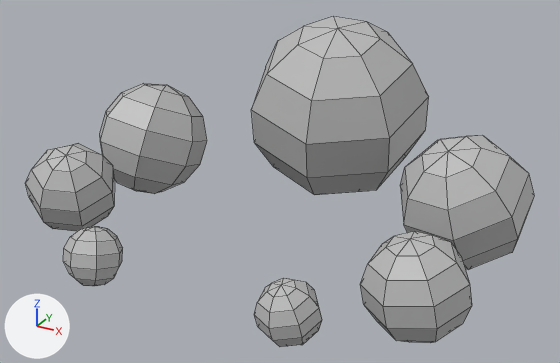
Before and after pictures for a commit that changed the FBX model TheLastBeatUnity/Assets/_Project/Models/MonolithCheckpoint.fbx.
Rendered twice from a 50 mm camera at (6.17, -10.16, 6.25) aimed at (-0.05, 1.13, 0.6). Every picture has the same lights, and +X, +Y and +Z are marked at lower left. Mesh edges are drawn as thin lines. Where no turn or scale is listed for an object, it has been applied to the vertices.

Before the edit, the objects in view are built like this:
```python
mat_lambert1 = principled_material('lambert1')
mat_lambert1.base_color = (0.5, 0.5, 0.5)  # grey #bcbcbc
me_mesh = bpy.data.meshes.new('Mesh')
me_mesh.from_pydata(...)  # 308 vertices, 343 faces; spans x -4.39..4.23, y -2.38..5.3, z -0.52..3.08
me_mesh.materials.append(mat_lambert1)  # grey #bcbcbc
ob_polysurface15 = bpy.data.objects.new('polySurface15', me_mesh)
ob_polysurface15.location = (0.0, 0.0, 0.0)
```
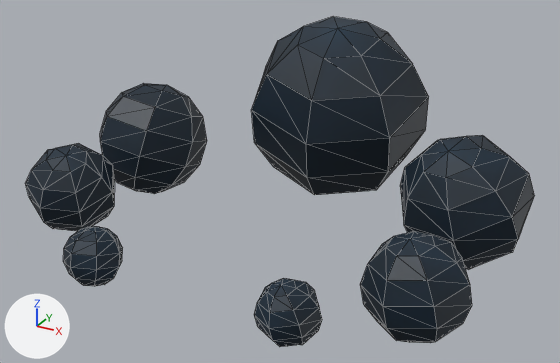
The newer file is also rescaled (x0.0167) as a whole; pictures and numbers use the older file's frame.

Changed parts and their boxes (x1, y1, x2, y2) in the pictures (560 x 363 px):
'polySurface15', surface changed: (25, 17, 535, 347) in both

The edits, one by one:
Picture 'MonolithResurrectionTexture.png' (img_monolithresurrectiontexture_png) is new.
In material 'lambert1' (mat_lambert1), base_color is no longer (0.5, 0.5, 0.5), grey #bcbcbc.
In material 'lambert1' (mat_lambert1), texture is now set to img_monolithresurrectiontexture_png.
